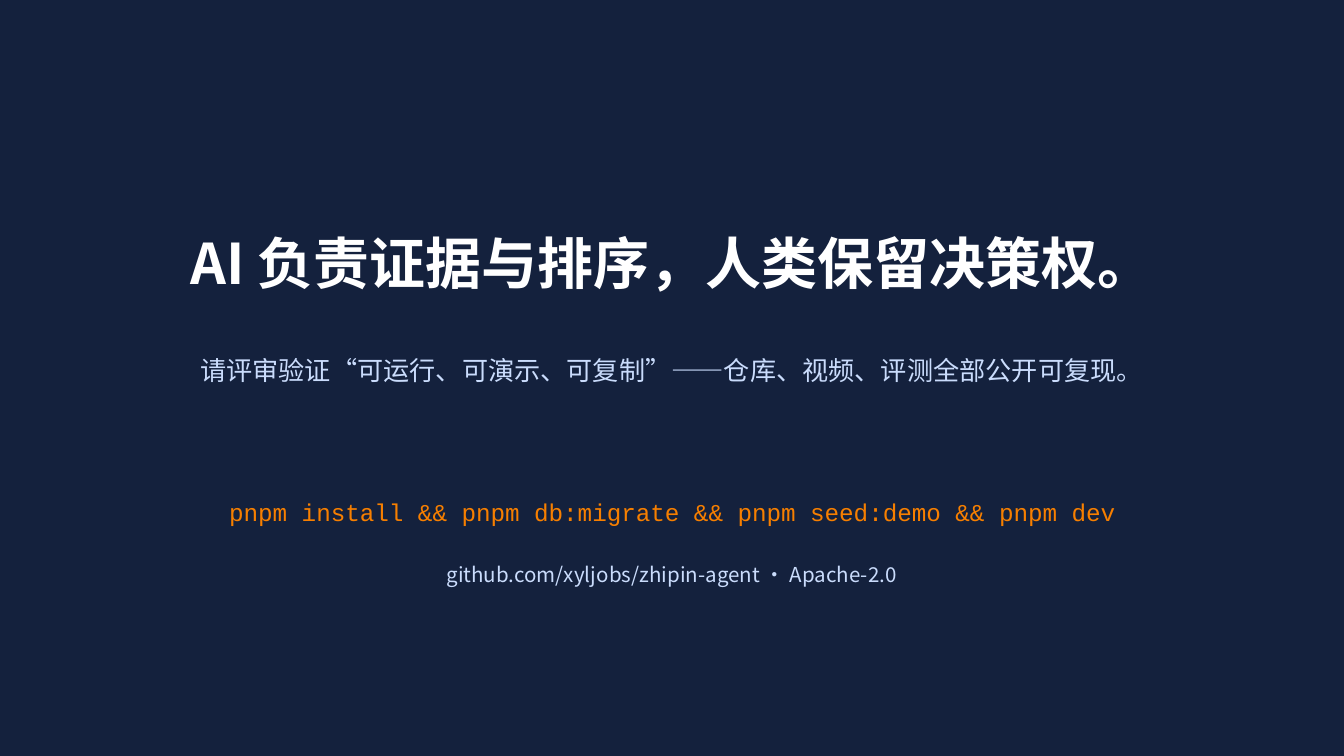
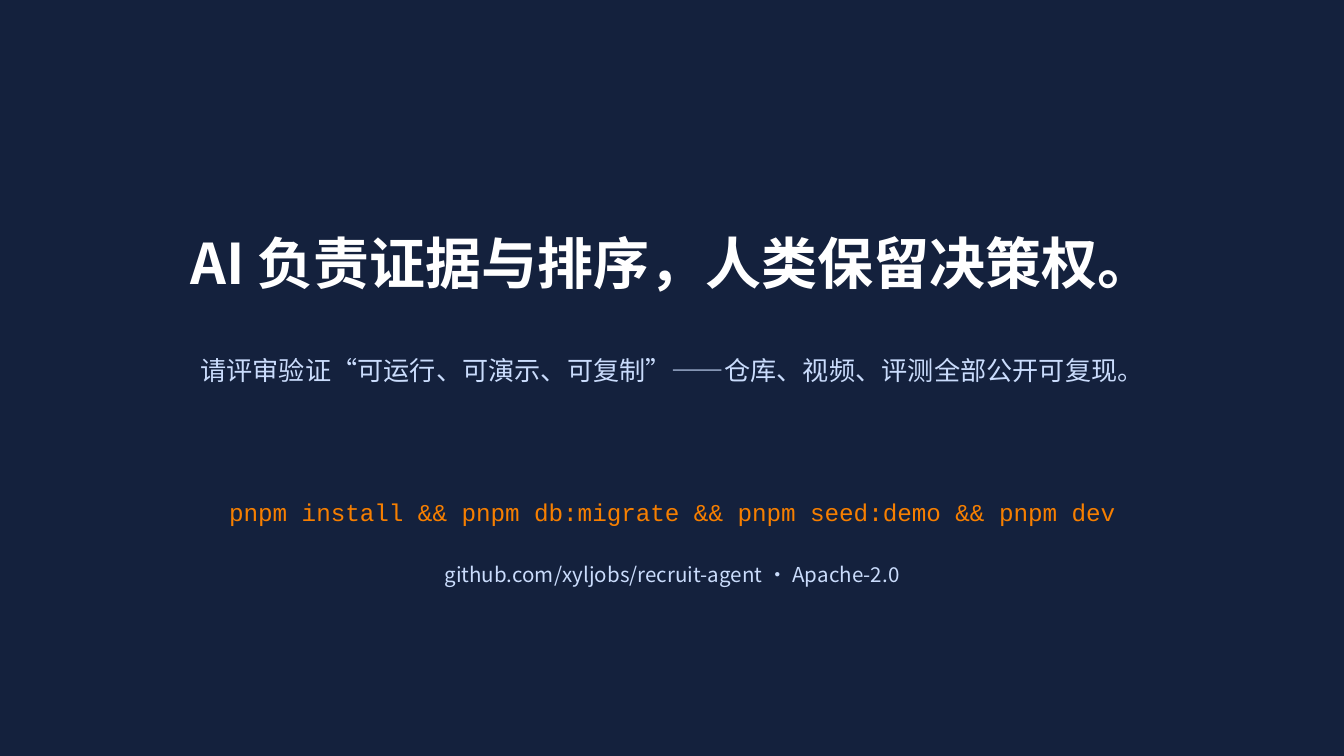
Before and after one commit to xyljobs/recruit-agent, a slide deck: slide 12 of docs/GOAI无界应用_方案PPT.pptx. Drawn at 1344x756 pixels with LibreOffice and Linux fonts; fonts in the diff are those of the drawing. Boxes give left, top, right and bottom in pixels: in the first picture for what was removed or moved away, otherwise in the second. Text is boxed around its words. In the diff, an @@ line names an element or a change of style, - is before the commit and + after.

Commit message:
docs: 仓库地址切换为 xyljobs/recruit-agent（README 徽章与 PPT 引用同步）

```diff
--- a/docs/GOAI无界应用_方案PPT.pptx
+++ b/docs/GOAI无界应用_方案PPT.pptx
@@ text at (x1=444, y1=565, x2=899, y2=587): text changed @@
-github.com/xyljobs/zhipin-agent · Apache-2.0
+github.com/xyljobs/recruit-agent · Apache-2.0
```
Also in this commit, not shown: 1 other file.
